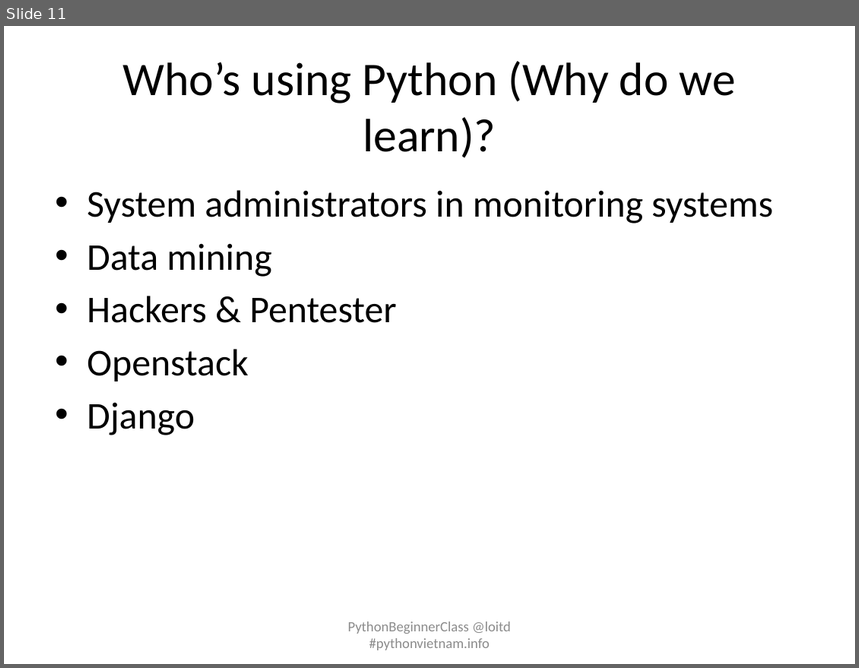
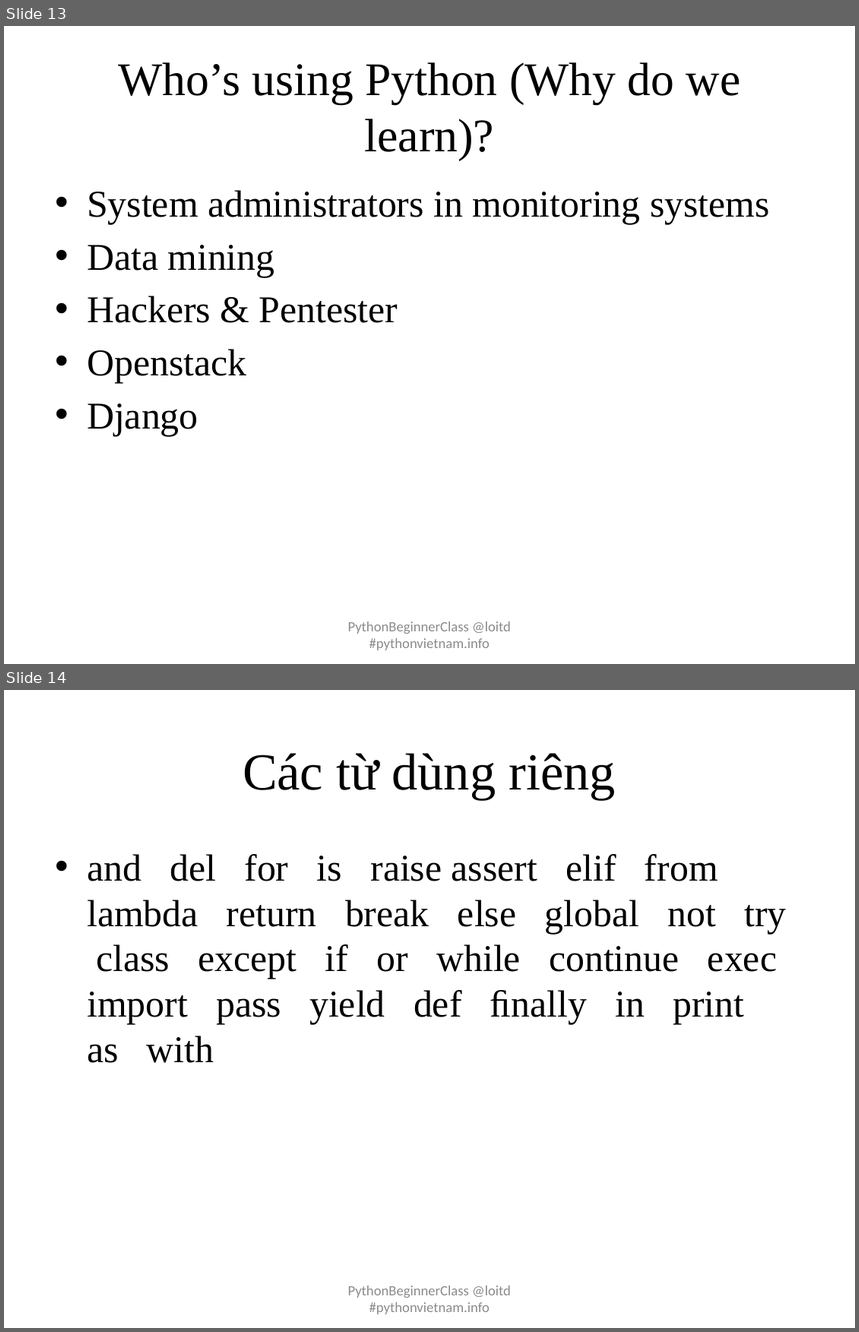
Before and after one commit to pythonvietnam/pbc032015, a slide deck: pbc-day-01-introduction.pptx. Shown one above the other, each under a label of ours: slide 11 before the commit, slides 13 and 14 after it. The pictures are 859x668 and 859x1332 pixels, drawn with LibreOffice and Linux fonts; fonts in the diff are those of the drawing. Boxes give left, top, right and bottom in pixels: in the first picture for what was removed or moved away, otherwise in the second. Text is boxed around its words. In the diff, an @@ line names an element or a change of style, - is before the commit and + after.

```diff
--- a/pbc-day-01-introduction.pptx
+++ b/pbc-day-01-introduction.pptx
@@ slide 14 added at (4,690,855,1328), background #FFFFFF @@
@@ title added at (243,753,617,799), 44 pt, text #000000 @@
+Các từ dùng riêng
@@ text added at (87,854,786,1063), 32 pt, text #000000 @@
+• and del for is raise assert elif from lambda return break else global not try class except if or while continue exec import pass yield def ﬁnally in print as with
@@ text added at (348,1286,511,1315), 12 pt, text #8C8C8C @@
+PythonBeginnerClass @loitd #pythonvietnam.info
@@ what was slide 11 is now slide 13 @@
@@ slide 13 changed as well @@
@@ title "Who’s using Python (Why do ..." at (118,62,741,160): font Calibri to Times New Roman @@
@@ text "System administrators in monitoring systems" at (87,190,770,436): font Calibri to Times New Roman @@
```
Also in this commit, not shown: 12 other slides changed, 5 other slides added, 2 slides removed, 1 other file.
